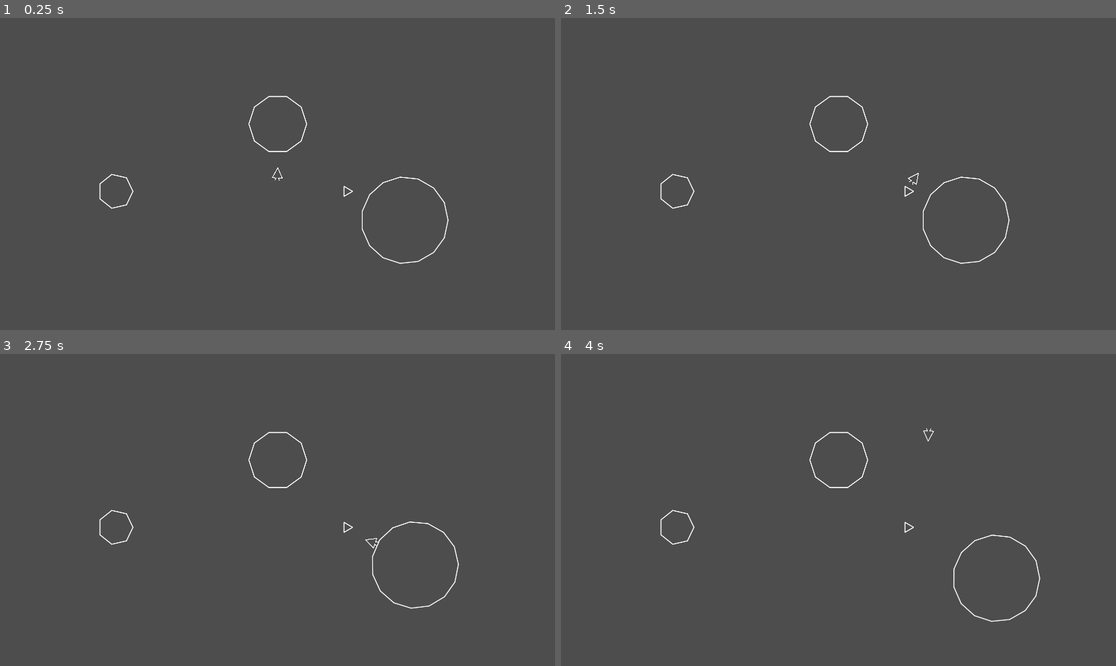
Above: before the commit, frames 1-4 (two rows, left to right).
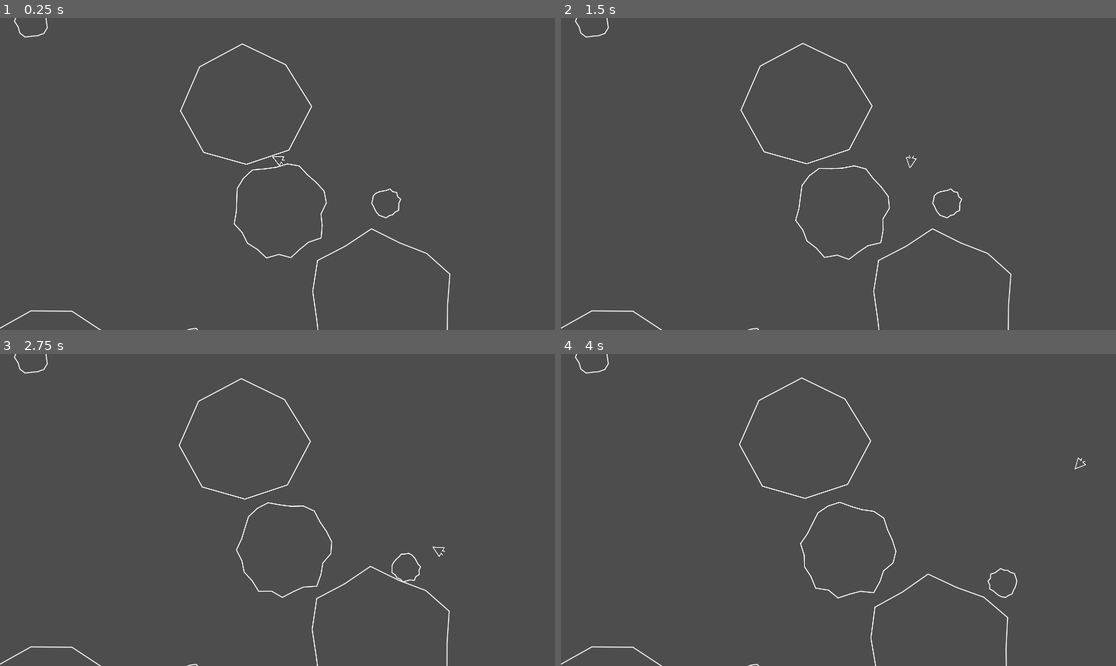
Above: after the commit, the same moments.

Repository: JoshOlds/GodotAsteroids
Game: Godot game, scene res://Scenes/main.tscn
The game is run twice, just before and just after one commit, with the same random seed, the same clock (stepped at 60 frames per second) and the same inputs.
Inputs (mouse positions are in pixels of both pictures, inside the frame that each line leads up to):
- Up to frame 1 (0.25 s): no input
- Up to frame 2 (1.5 s): move the mouse to (960, 158) at 0.52 s; hold D (strafe_right) 0.53-1.28 s; move the mouse to (727, 189) at 1.27 s; hold S (move_backward) from 1.28 s (still down)
- Up to frame 3 (2.75 s): move the mouse to (333, 441) at 2.02 s; release S (move_backward) at 2.03 s; hold D (strafe_right) from 2.03 s (still down)
- Up to frame 4 (4 s): move the mouse to (810, 572) at 2.77 s; release D (strafe_right) at 2.78 s; hold W (move_forward) 2.78-3.53 s; move the mouse to (1005, 556) at 3.52 s; hold A (strafe_left) from 3.53 s (still down)

The runs differ from the first frame. In frame 1, 1.4% of the frame differs, in the area x 0-82%, y 0-100%; in frame 2, 1.4%; in frame 3, 1.4%; in frame 4, 1.4%, in the area x 0-95%, y 0-100%.

Commit message:
Refactors asteroid generator.
Adds jaggedness to asteroids, and refactors procedural asteroid to a scene structure

Diff:
--- a/Scenes/asteroid_generator.tscn
+++ /dev/null
@@ -1,14 +0,0 @@
-[gd_scene load_steps=3 format=3 uid="uid://dbg24vlf6oifs"]
-
-[ext_resource type="Script" path="res://Scripts/polygon_line_drawer.gd" id="1_cu0mg"]
-[ext_resource type="Script" path="res://Scripts/collision_polygon_generator.gd" id="2_08o5h"]
-
-[node name="AsteroidGenerator" type="RigidBody2D"]
-
-[node name="PolygonLineDrawer" type="Node2D" parent="."]
-script = ExtResource("1_cu0mg")
-
-[node name="CollisionPolygon2D" type="CollisionPolygon2D" parent="."]
-script = ExtResource("2_08o5h")
-
-[connection signal="output_packed_2d_vector" from="PolygonLineDrawer" to="CollisionPolygon2D" method="_on_polygon_line_drawer_output_packed_2d_vector"]
--- /dev/null
+++ b/Scenes/asteroids/asteroid_generator/asteroid_generator.gd
@@ -0,0 +1,27 @@
+extends Node
+
+## The node in which generated asteroids will be child to
+@export var parent_node: Node
+
+## Preloaded ProcAsteroid Scene
+var proc_asteroid = preload("res://Scenes/asteroids/proc_asteroid/proc_asteroid.tscn")
+
+# Called when the node enters the scene tree for the first time.
+func _ready():
+	for x in range(10):
+		spawn_asteroid_at_random_location()
+
+## Generate a procedural asteroid
+func generate_asteroid(size: int, vertice_count: int, jaggedness : float, spawn_position: Vector2):
+	var asteroid = proc_asteroid.instantiate()
+	asteroid.setup(size, vertice_count, 0.1)
+	asteroid.position = spawn_position
+	parent_node.add_child(asteroid)
+
+func spawn_asteroid_at_random_location():
+	var size = randf_range(30, 300)
+	var vertices = randf_range(6, 30)
+	var jaggedness = randf_range(0.02, 0.3)
+	var spawn_x = randf_range(0, 1920)
+	var spawn_y = randf_range(0, 1280)
+	generate_asteroid(size, vertices, jaggedness, Vector2(spawn_x, spawn_y))
--- /dev/null
+++ b/Scenes/asteroids/asteroid_generator/asteroid_generator.tscn
@@ -0,0 +1,6 @@
+[gd_scene load_steps=2 format=3 uid="uid://clta6frbe4k0r"]
+
+[ext_resource type="Script" path="res://Scenes/asteroids/asteroid_generator/asteroid_generator.gd" id="1_wbyyg"]
+
+[node name="asteroid_generator" type="Node"]
+script = ExtResource("1_wbyyg")
--- /dev/null
+++ b/Scenes/asteroids/proc_asteroid/proc_asteroid.gd
@@ -0,0 +1,50 @@
+extends RigidBody2D
+## A procedural asteroid generation script
+
+## The vertices that make up this asteroids's outer shell (polygon)
+var vertices = PackedVector2Array()
+
+## The size (in pixels) of this asteroid's radius
+var size : int
+
+## The amount of vertices that make up this asteroid's polygon
+var vertice_count : int
+
+## The randomness applied to each of this asteroid's vertice's position
+var jaggedness : float
+
+## The color with which to draw this asteroid
+@export var draw_color : Color = Color.WHITE
+
+# The width of the lines used to draw this asteroid
+@export var draw_width : float = 2.0
+
+## The collision polygon of this asteroid
+@onready var collision_poly = get_node("CollisionPolygon2D")
+
+
+## Sets up this object. Must be called after instantiating scene, before adding to scene tree
+func setup(size: int, vertice_count: int, jaggedness: float):
+	self.size = size
+	self.vertice_count = vertice_count
+	self.jaggedness = jaggedness
+
+## Calculates vertices, sets CollisionPolygon, and mass of Rigidbody
+func _ready():
+	# Calculate vertices
+	var angle_step = (2 * PI) / vertice_count
+	for x in range(vertice_count):
+		var jag = 1 + randf_range(-jaggedness, jaggedness)
+		var vertex = Vector2(cos(x * angle_step) * size * jag, sin(x * angle_step) * size * jag)
+		vertices.append(vertex)
+
+	# Update CollisionPolygon with vertices
+	collision_poly.polygon = vertices
+	# Set mass of RigidBody based on asteroid size
+	mass = mass * size / 100
+
+## Draw this asteroid as vector lines
+func _draw():
+	for i in vertices.size() - 1:
+		draw_line(vertices[i], vertices[i+1], draw_color, draw_width, true)
+	draw_line(vertices[vertices.size()-1], vertices[0], draw_color, draw_width, true)
--- /dev/null
+++ b/Scenes/asteroids/proc_asteroid/proc_asteroid.tscn
@@ -0,0 +1,9 @@
+[gd_scene load_steps=2 format=3 uid="uid://5wpnnaycvnem"]
+
+[ext_resource type="Script" path="res://Scenes/asteroids/proc_asteroid/proc_asteroid.gd" id="1_dugt1"]
+
+[node name="proc_asteroid" type="RigidBody2D"]
+mass = 5.0
+script = ExtResource("1_dugt1")
+
+[node name="CollisionPolygon2D" type="CollisionPolygon2D" parent="."]
--- a/Scenes/main.tscn
+++ b/Scenes/main.tscn
@@ -1,16 +1,12 @@
 [gd_scene load_steps=3 format=3 uid="uid://diftxdy4qwugg"]
 
-[ext_resource type="PackedScene" uid="uid://ch80ypvc86khs" path="res://Scenes/player.tscn" id="1_e7s2v"]
-[ext_resource type="PackedScene" uid="uid://dbg24vlf6oifs" path="res://Scenes/asteroid_generator.tscn" id="2_x8we5"]
+[ext_resource type="PackedScene" uid="uid://ch80ypvc86khs" path="res://Scenes/player/player.tscn" id="1_e7s2v"]
+[ext_resource type="PackedScene" uid="uid://clta6frbe4k0r" path="res://Scenes/asteroids/asteroid_generator/asteroid_generator.tscn" id="2_x8we5"]
 
 [node name="Main" type="Node"]
 
-[node name="AsteroidGenerator4" parent="." instance=ExtResource("2_x8we5")]
-position = Vector2(1200, 600)
-
-[node name="PolygonLineDrawer" parent="AsteroidGenerator4" index="0"]
-size_scalar = 20.0
-vertice_count = 3.0
+[node name="AsteroidGenerator" parent="." node_paths=PackedStringArray("parent_node") instance=ExtResource("2_x8we5")]
+parent_node = NodePath("../AsteroidHolder")
 
 [node name="PlayerStartPosition" type="Marker2D" parent="."]
 position = Vector2(960, 540)
@@ -19,23 +15,4 @@
 position = Vector2(960, 540)
 rotation = -1.5708
 
-[node name="AsteroidGenerator" parent="." instance=ExtResource("2_x8we5")]
-position = Vector2(961, 367)
-
-[node name="AsteroidGenerator2" parent="." instance=ExtResource("2_x8we5")]
-position = Vector2(400, 600)
-
-[node name="PolygonLineDrawer" parent="AsteroidGenerator2" index="0"]
-size_scalar = 60.0
-vertice_count = 7.0
-
-[node name="AsteroidGenerator3" parent="." instance=ExtResource("2_x8we5")]
-position = Vector2(1400, 700)
-
-[node name="PolygonLineDrawer" parent="AsteroidGenerator3" index="0"]
-size_scalar = 150.0
-vertice_count = 15.0
-
-[editable path="AsteroidGenerator4"]
-[editable path="AsteroidGenerator2"]
-[editable path="AsteroidGenerator3"]
+[node name="AsteroidHolder" type="Node2D" parent="."]
--- a/Scenes/player.tscn
+++ b/Scenes/player/player.tscn
@@ -1,7 +1,7 @@
 [gd_scene load_steps=3 format=3 uid="uid://ch80ypvc86khs"]
 
 [ext_resource type="Texture2D" uid="uid://dmb2y2fiidd6e" path="res://SVGs/ArrowOpenBack.svg" id="1_0ic20"]
-[ext_resource type="Script" path="res://Scripts/player_movement_controller.gd" id="2_74erm"]
+[ext_resource type="Script" path="res://Scenes/player/player_movement_controller.gd" id="2_74erm"]
 
 [node name="Player" type="RigidBody2D"]
 position = Vector2(917, 547)
--- a/Scripts/collision_polygon_generator.gd
+++ /dev/null
@@ -1,19 +0,0 @@
-extends CollisionPolygon2D
-
-var vertices : PackedVector2Array
-
-# Called when the node enters the scene tree for the first time.
-func _ready():
-	pass # Replace with function body.
-
-
-# Called every frame. 'delta' is the elapsed time since the previous frame.
-func _process(delta):
-	pass
-
-func _on_polygon_line_drawer_output_packed_2d_vector(vectors):
-	vertices = vectors
-	generate_collision_polygon()
-
-func generate_collision_polygon():
-	polygon = vertices
--- a/Scripts/polygon_line_drawer.gd
+++ /dev/null
@@ -1,30 +0,0 @@
-extends Node2D
-
-signal output_packed_2d_vector(vectors : PackedVector2Array)
-
-var vertices : Array[Vector2]
-@export var size_scalar : float = 100
-@export var vertice_count : float = 10
-
-func _draw():
-	# Generate points around circle
-	for i in vertices.size() - 1:
-		draw_line(vertices[i], vertices[i+1], Color.WHITE, 2, true)
-	draw_line(vertices[vertices.size()-1], vertices[0], Color.WHITE, 2, true)
-
-
-
-# Called when the node enters the scene tree for the first time.
-func _ready():
-	var angle_step = (2 * PI) / vertice_count
-	for x in range(vertice_count):
-		var vertex = Vector2(cos(x * angle_step) * size_scalar, sin(x * angle_step) * size_scalar)
-		vertices.append(vertex)
-	var output = PackedVector2Array(vertices)
-	output_packed_2d_vector.emit(output)
-
-	$"..".mass = size_scalar / 10
-
-# Called every frame. 'delta' is the elapsed time since the previous frame.
-func _process(delta):
-	pass
Renamed: Scripts/player_movement_controller.gd -> Scenes/player/player_movement_controller.gd
